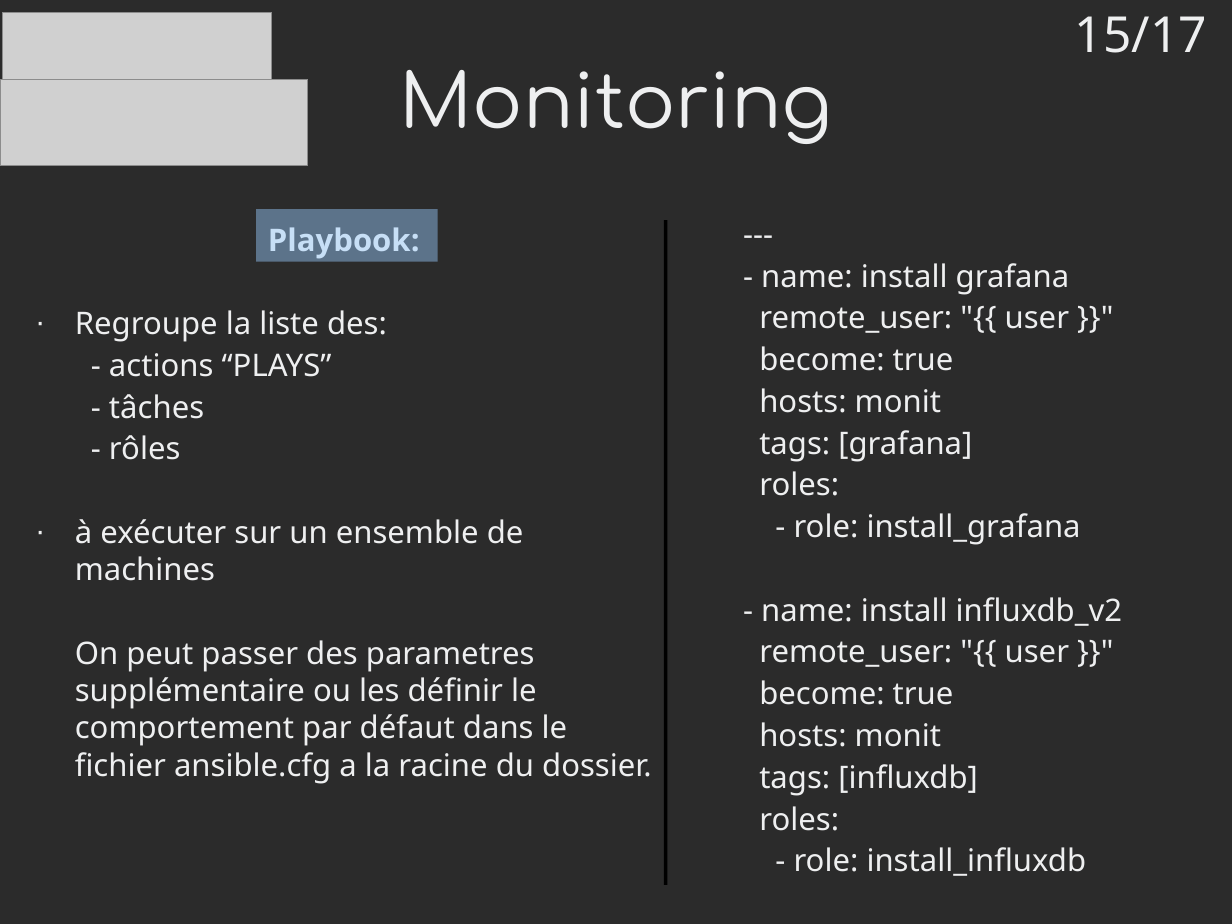
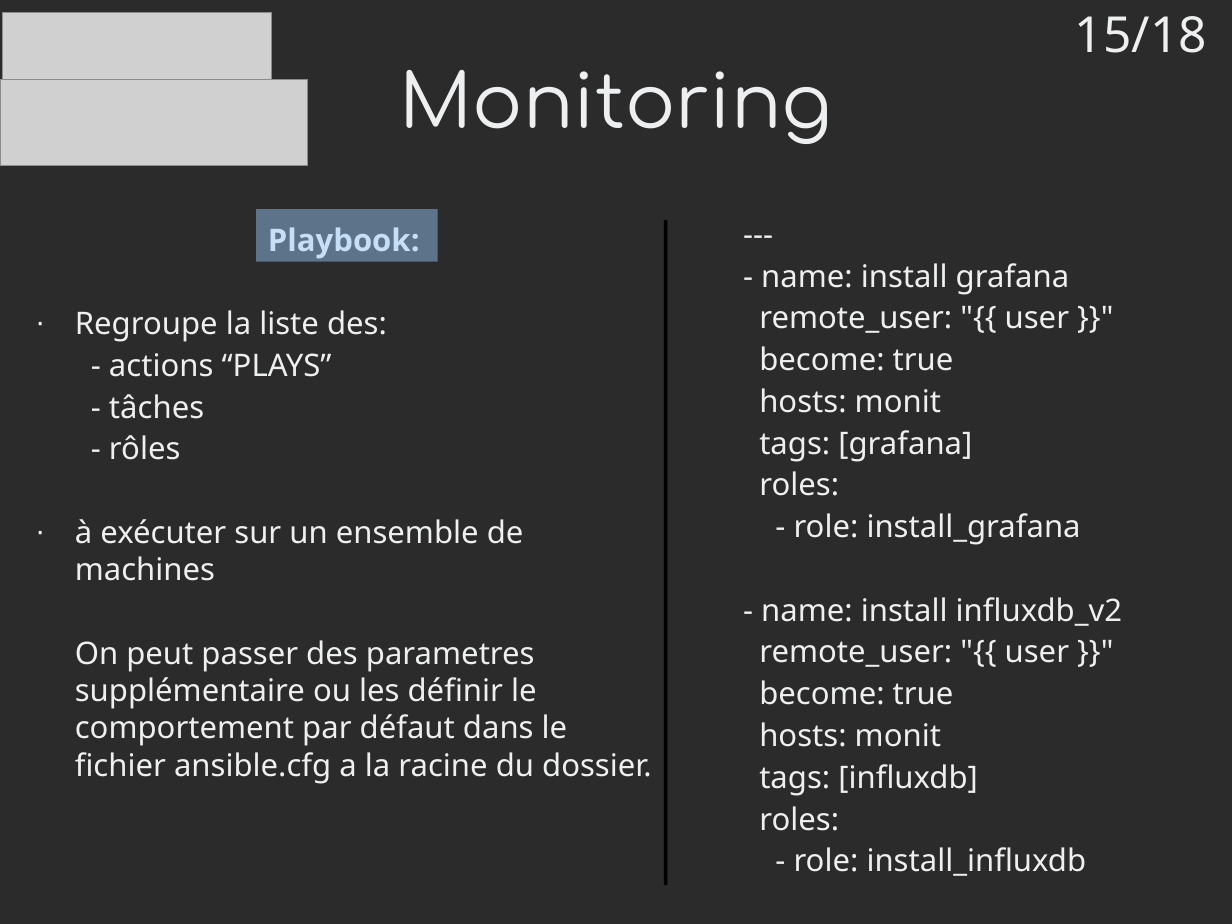
Before and after one commit to mrwormo/rapport_de_stage, a slide deck: slide 15 of files/prez.odp. Drawn at 1232x924 pixels with LibreOffice and Linux fonts; fonts in the diff are those of the drawing; grey boxes stand for pictures; background and template pictures are left out; a plain dark background stands for a picture behind light text. Boxes give left, top, right and bottom in pixels: in the first picture for what was removed or moved away, otherwise in the second. Text is boxed around its words. In the diff, an @@ line names an element or a change of style, - is before the commit and + after.

```diff
--- a/files/prez.odp
+++ b/files/prez.odp
@@ text at (1075, 16, 1207, 53): text changed @@
-15/17
+15/18
```
Also in this commit, not shown: 14 other slides changed, 2 slides added, 1 slide removed, 3 other files.
